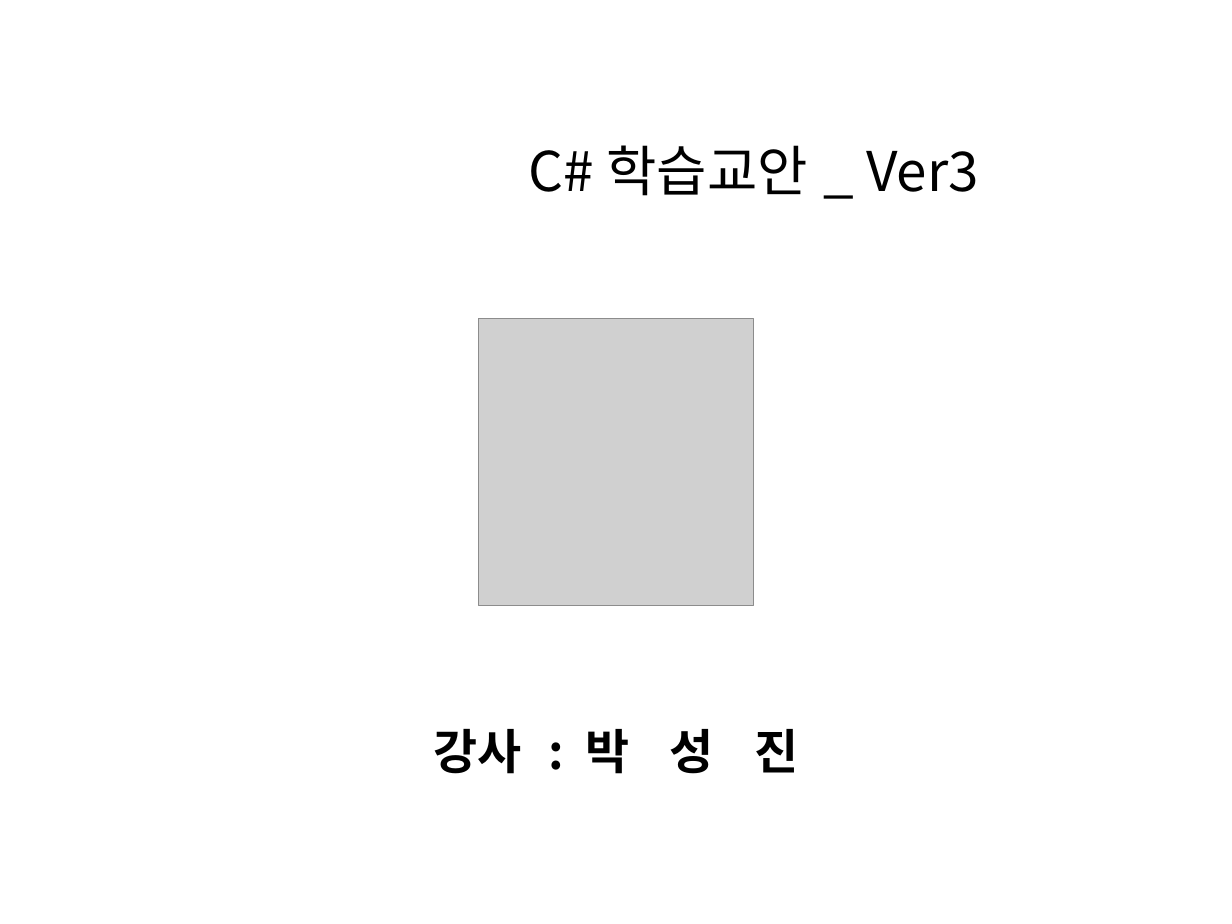
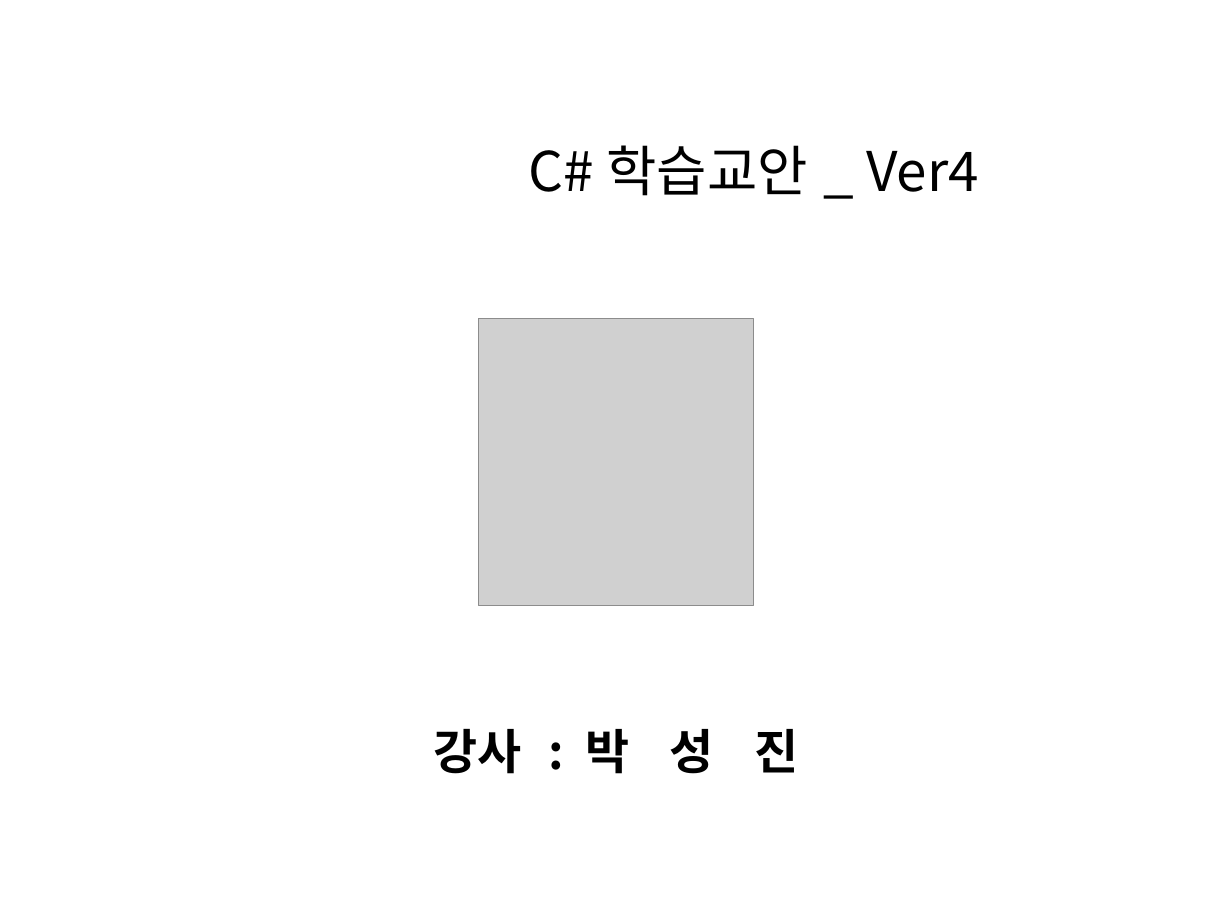
Before and after one commit to skymorning/myProject1_Java, a slide deck: slide 1 of C#학습교안.pptx. Drawn at 1232x924 pixels with LibreOffice and Linux fonts; fonts in the diff are those of the drawing; grey boxes stand for pictures. Boxes give left, top, right and bottom in pixels: in the first picture for what was removed or moved away, otherwise in the second. Text is boxed around its words. In the diff, an @@ line names an element or a change of style, - is before the commit and + after.

Commit message:
버전4

```diff
--- a/C#학습교안.pptx
+++ b/C#학습교안.pptx
@@ text at box(529, 145, 979, 196): text changed @@
-C# 학습교안 _ Ver3
+C# 학습교안 _ Ver4
```
